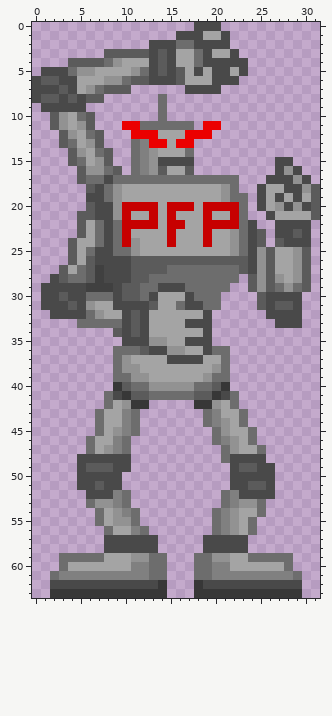
Pixel-art sprite, stored at pfp-game/platforms/browser/www/img/character-4-walk.png. The first picture shows the starting point.
The file is 32x64 pixels.
Once edited:
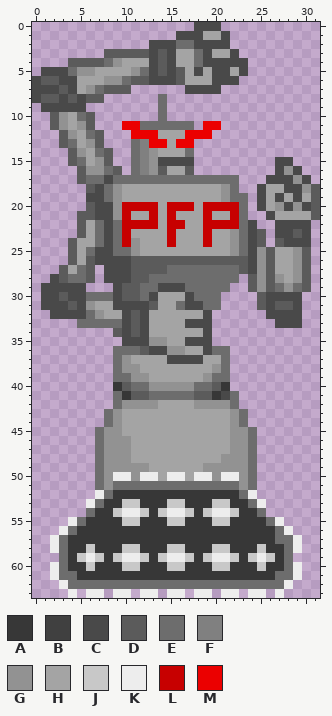
Palette (. is transparent): A #373737  B #404040  C #494949  D #5b5b5b  E #6d6d6d  F #808080  G #929292  H #a4a4a4  J #c8c8c8  K #ededed  L #c70000  M #eb0000
Diff:
y 27..28: x 7 B -> .
y 29: x 6..8 BBB -> ...
y 41: x 8..9 EC -> .E
y 42: x 8..9 EH -> .E; x 11..19 AA.....AA -> GGGHHHHGG; x 21 H -> G
y 43: x 7..20 EHHFE.......EF -> .EGHHHHHHHHHHH; x 22 H -> G
y 44: x 7..22 EHHFE.......EFGH -> .EGHHHHHHHHHHHHG
y 45: x 8 H -> G; x 10..23 FE........EGHH -> HHHHHHHHHHHHGG
y 46: x 6..21 EHHFE.........EF -> .EGGGHHHHHHHHHHH; x 23 H -> G
y 47: x 6..7 EH -> .E; x 9..21 FE..........E -> GGHHHHHHHHHHH; x 23..25 HHE -> GE.
y 48: x 5..25 CCCCCC..........ECCCC -> ..EGGGHHHHHHHHHHGGGE.
y 49: x 5..26 CDDDCC...........CDDCC -> ..EGGGGGHHHHHHGGGGGE..
y 50: x 5..26 CCCCC............CCCCC -> ..EGKKGKKHKKHKKGKKGE..
y 51: x 5..26 CCDCC............CCDDC -> ..EGEEEEEEEEEEEEEEGE..
y 52: x 6..26 CCCFE..........EFCCCC -> .KEAAAAAAAAAAAAAAEK..
y 53: x 6..25 EGGFE..........EFGGE -> KEAAJJAAAJJAAAJJAAEK
y 54: x 6..24 .EHGFE........EFGHH -> EAAJKKJAJKKJAJKKJAA
y 55: x 4..27 ...EHGGE........EFGHE... -> KEAAAAJJAAAJJAAAJJAAAAEK
y 56: x 3..28 .....EHHFE.......EFGHE.... -> KEAAAAAAAAAAAAAAAAAAAAAAEK
y 57: x 2..29 ......CCCCCC.....CCCCC...... -> KEAAAAAAAAAAAAAAAAAAAAAAAEEK
y 58: x 2..29 ......CCCCCC.....CCCCC...... -> KEAAJAAAJJAAAJJAAAJJAAAJAAEK
y 59: x 4..27 EEEEHHHGGEE...EEGGHHEEEE -> AJKJAJKKJAJKKJAJKKJAJKJA
y 60: x 2 . -> K; x 4..27 HHHHHHHFFEE...EEFFHHHHHH -> AAJAAAJJAAAJJAAAJJAAAJAA; x 29 . -> K
y 61: x 2..29 EFFFFFFFFFFEE...EEFFFFFFFFFE -> KEEAAAAAAAAAAAAAAAAAAAAAAEEK
y 62: x 2..29 CCCCCCCCCCCCA...ACCCCCCCCCCC -> .KEEEEEEEEEEEEEEEEEEEEEEEEK.
y 63: x 2..16 AAAAAAAAAAAAA.. -> ..K.KK.KK.KK.KK; x 18..29 AAAAAAAAAAAA -> KK.KK.KK.K..
Pixel boxes of the changes (left, top, right, bottom) in both pictures:
erased: (86, 265, 113, 292)
changed: (50, 391, 302, 598)
